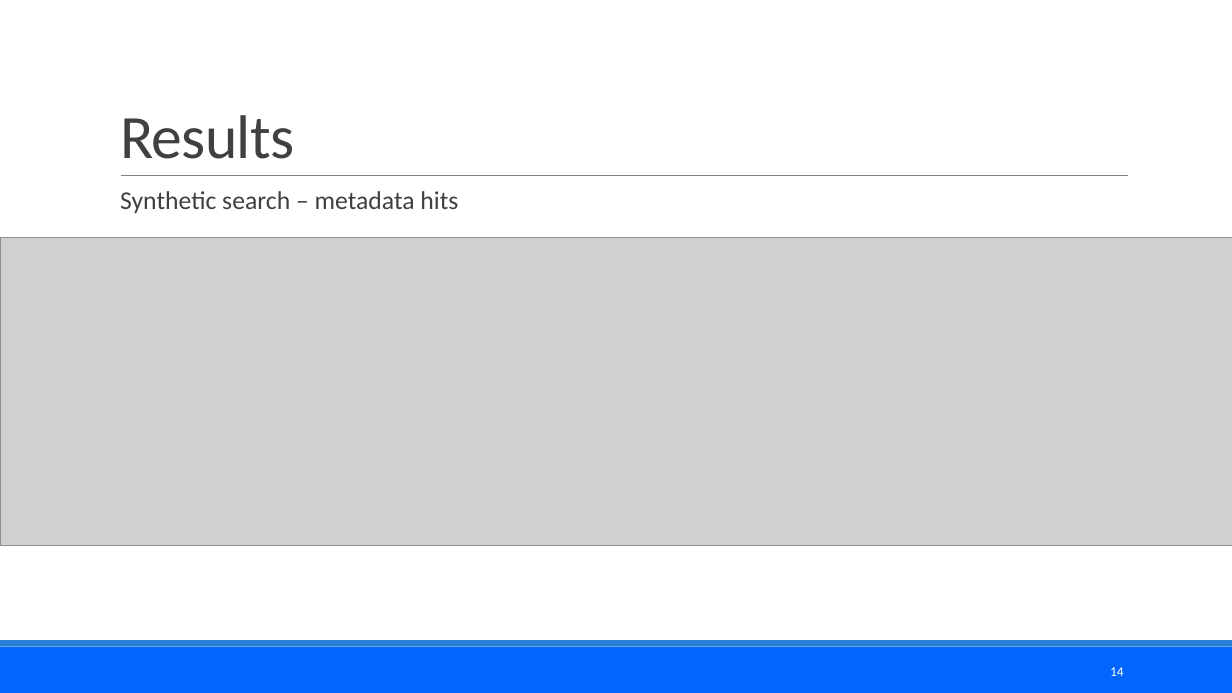
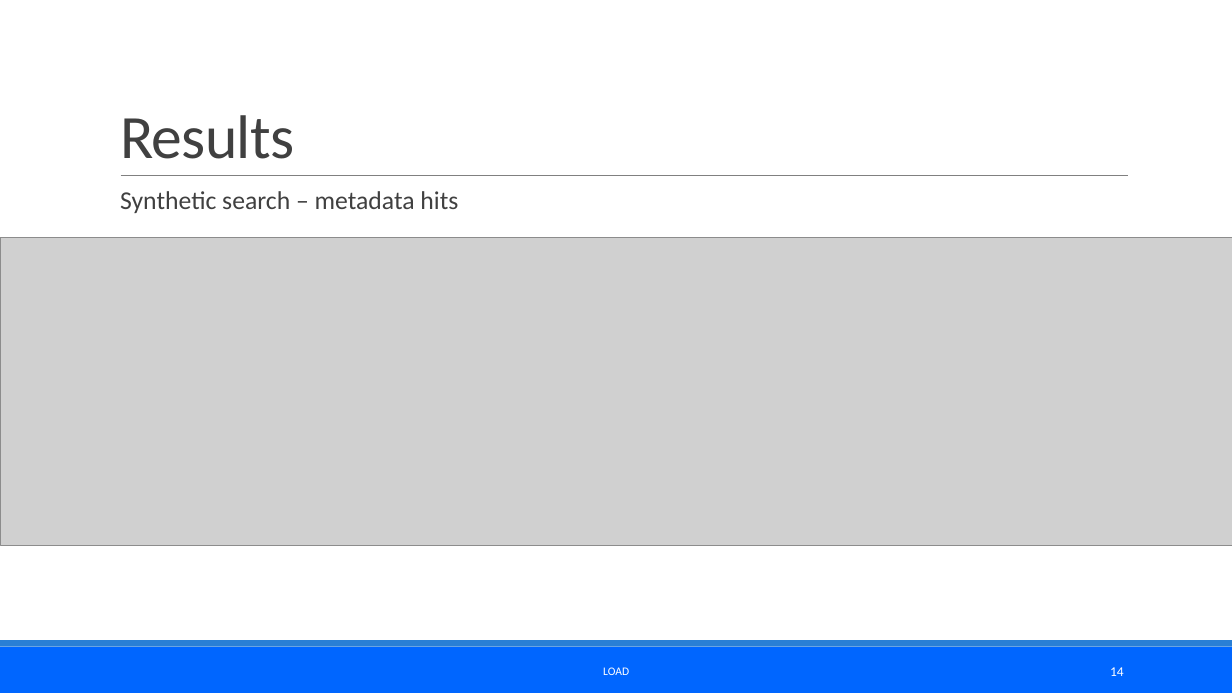
Before and after one commit to jozef1v/MS_Synthetic_Library, a slide deck: slide 14 of Presentation/Prezentácia_MS_Library.pptx. Drawn at 1232x693 pixels with LibreOffice and Linux fonts; fonts in the diff are those of the drawing; grey boxes stand for pictures. Boxes give left, top, right and bottom in pixels: in the first picture for what was removed or moved away, otherwise in the second. Text is boxed around its words. In the diff, an @@ line names an element or a change of style, - is before the commit and + after.

```diff
--- a/Presentation/Prezentácia_MS_Library.pptx
+++ b/Presentation/Prezentácia_MS_Library.pptx
@@ text added at <box>603,667,629,675</box>, 9 pt, text #FFFFFF @@
+LOAD
```
Also in this commit, not shown: 7 other slides changed, 1 slide added, 1 slide removed, 16 other files.
